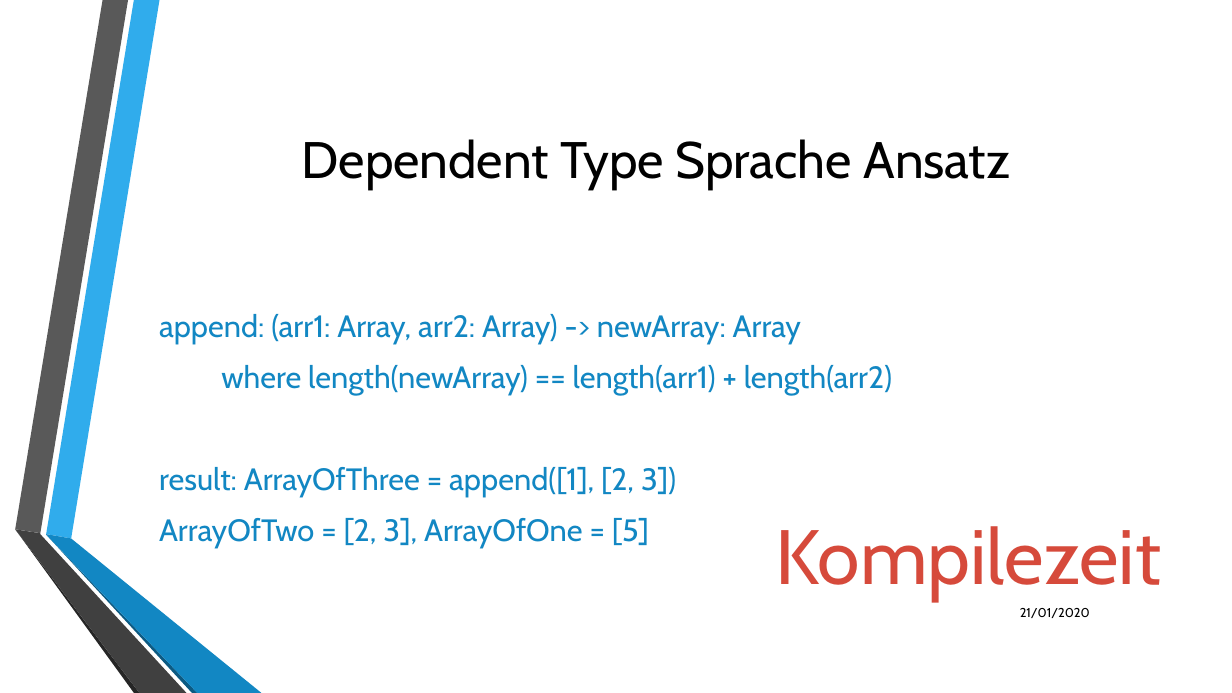
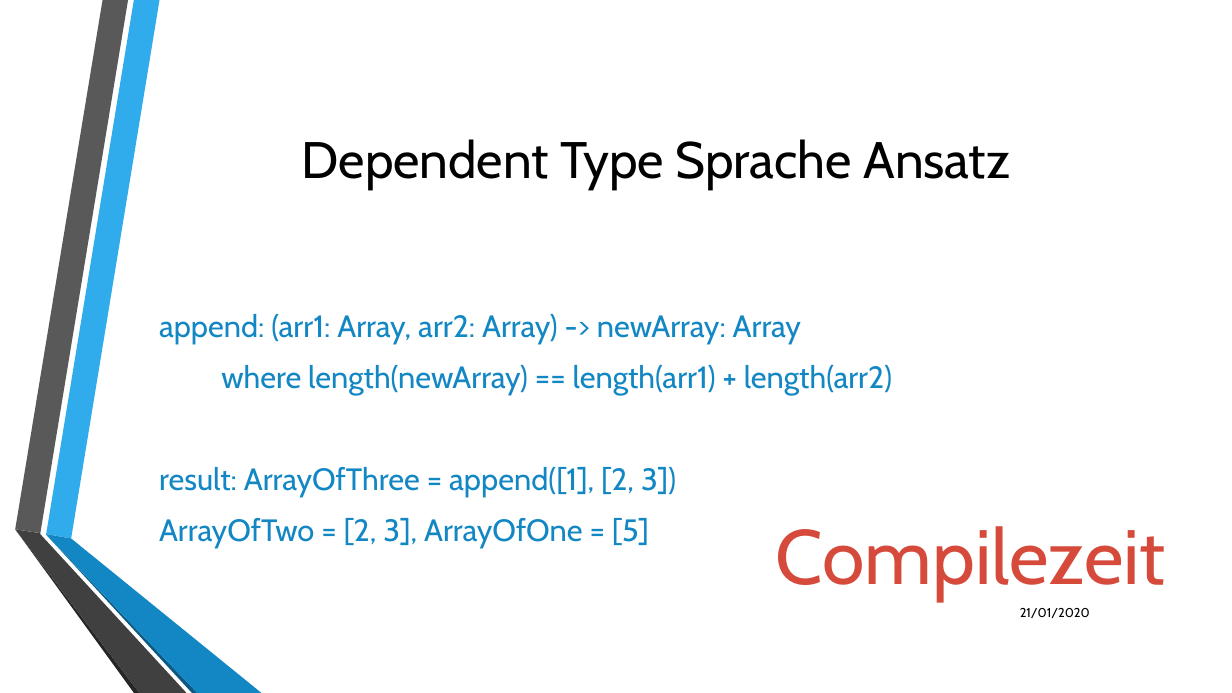
Before and after one commit to LukasKiederle/seminar-coq, a slide deck: slide 15 of final-presentation.odp. Drawn at 1232x693 pixels with LibreOffice and Linux fonts; fonts in the diff are those of the drawing; background and template pictures are left out. Boxes give left, top, right and bottom in pixels: in the first picture for what was removed or moved away, otherwise in the second. Text is boxed around its words. In the diff, an @@ line names an element or a change of style, - is before the commit and + after.

Commit message:
updated presentation

```diff
--- a/final-presentation.odp
+++ b/final-presentation.odp
@@ text at bbox=[776, 526, 1166, 601]: text changed @@
-Kompilezeit
+Compilezeit
```
